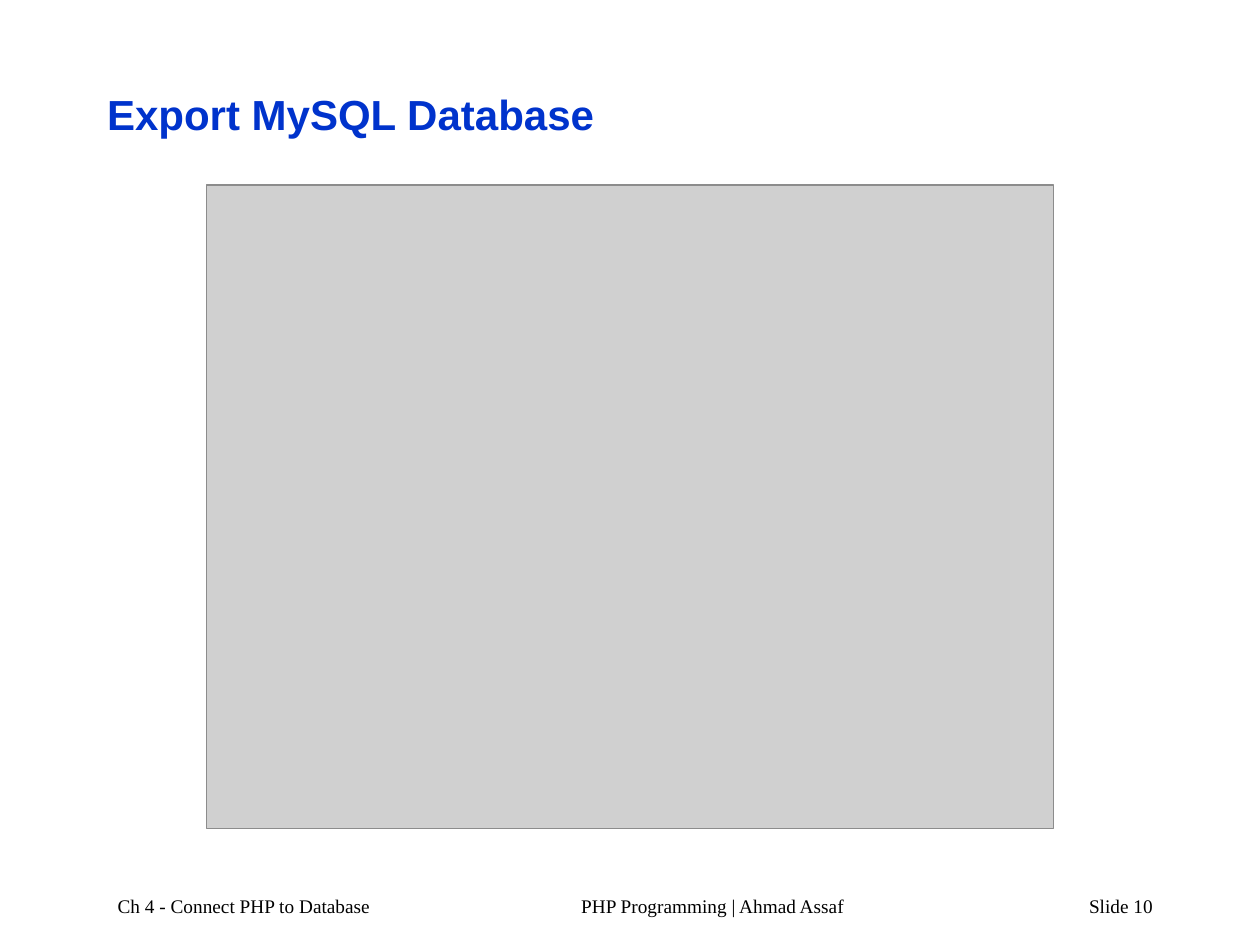
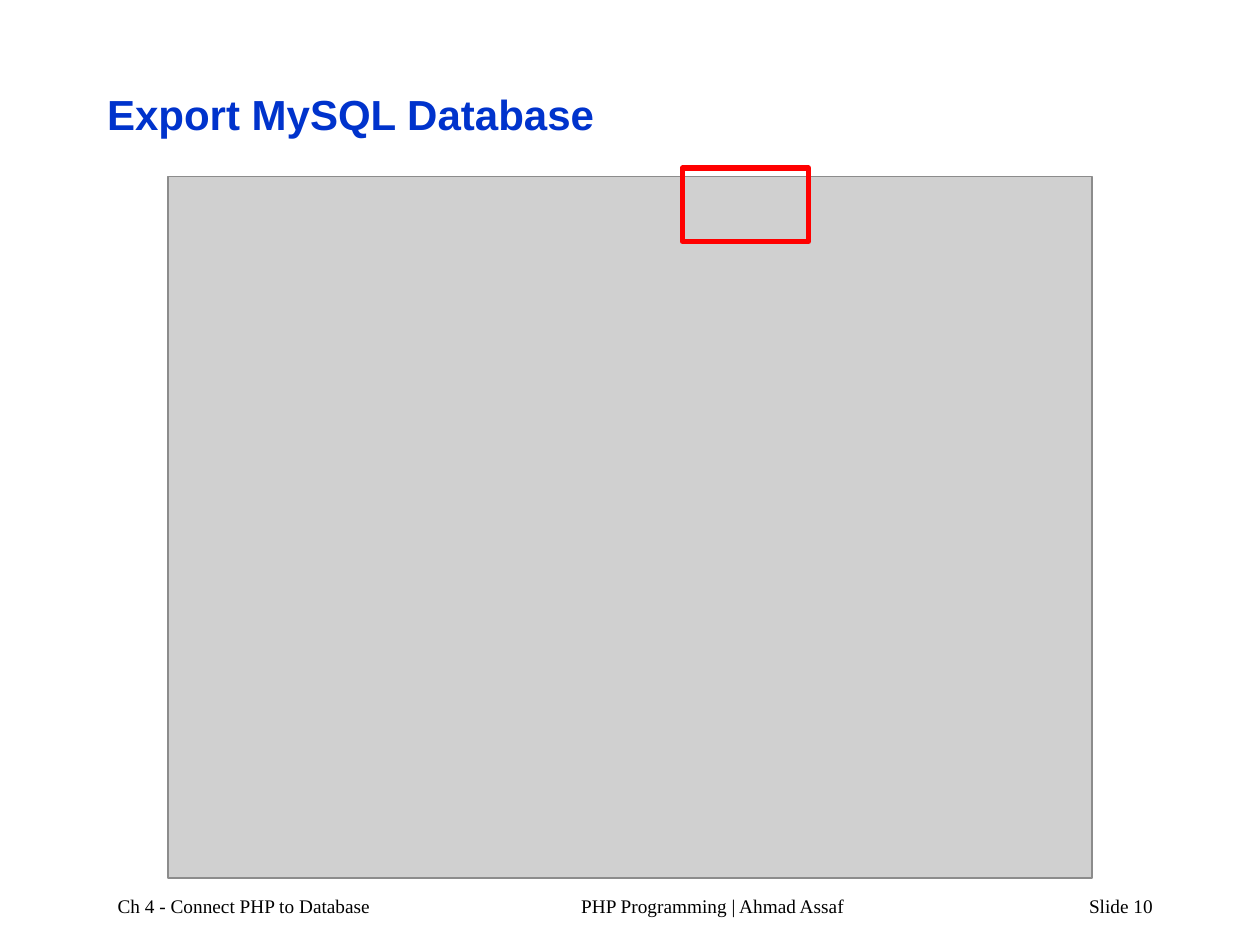
Before and after one commit to AhmadAssafCode/PHP2211, a slide deck: slide 10 of others/PHP-Ch4a.pptx. Drawn at 1260x945 pixels with LibreOffice and Linux fonts; fonts in the diff are those of the drawing; grey boxes stand for pictures. Boxes give left, top, right and bottom in pixels: in the first picture for what was removed or moved away, otherwise in the second. Text is boxed around its words. In the diff, an @@ line names an element or a change of style, - is before the commit and + after.

```diff
--- a/others/PHP-Ch4a.pptx
+++ b/others/PHP-Ch4a.pptx
@@ picture: place and size @@
-picture at bbox=[207, 185, 1053, 828]
+picture at bbox=[168, 176, 1091, 878]
@@ rectangle added at bbox=[683, 168, 809, 241], outline #FF0000 3 pt @@
```
Also in this commit, not shown: 6 other slides changed, 6 slides added, 1 other file.
